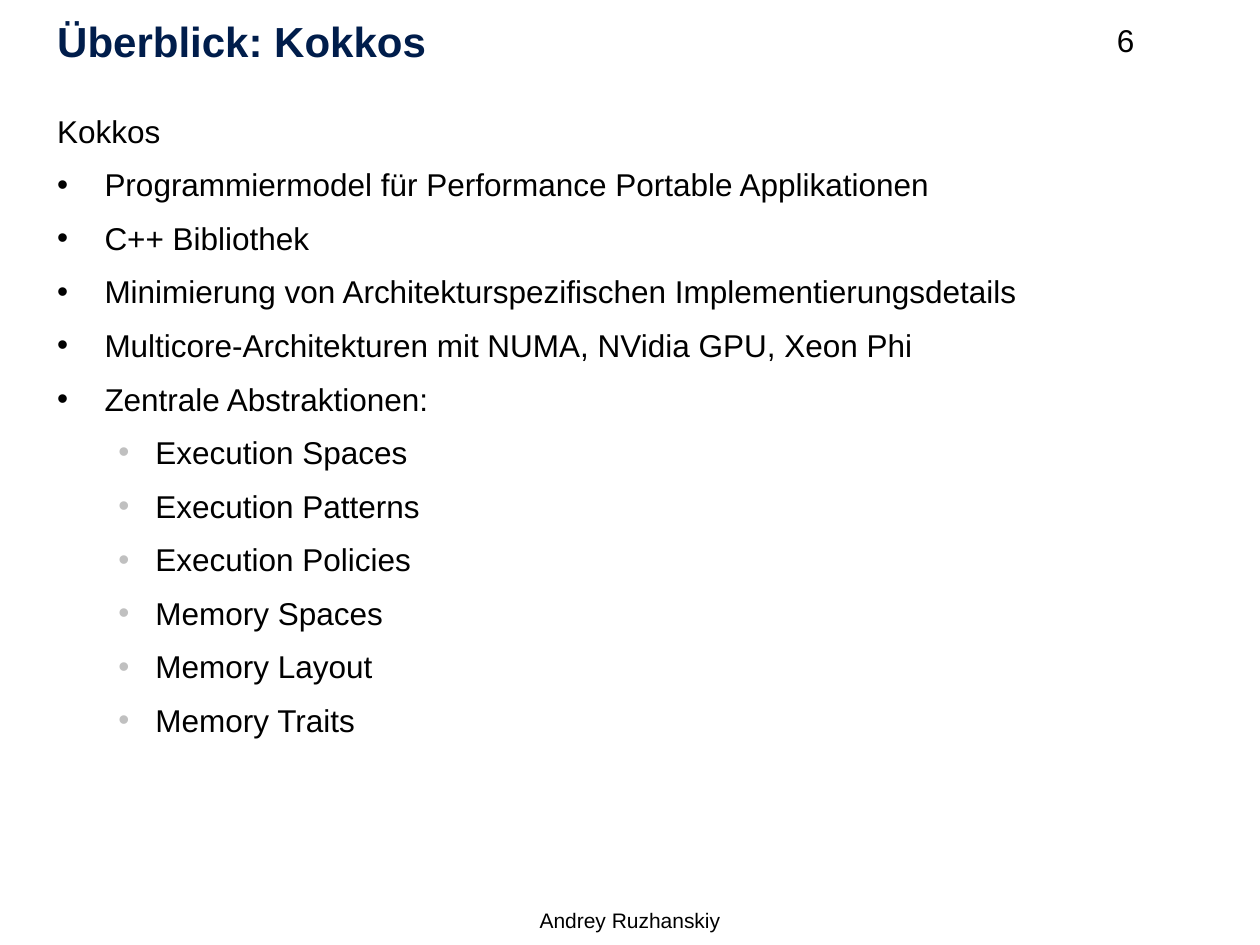
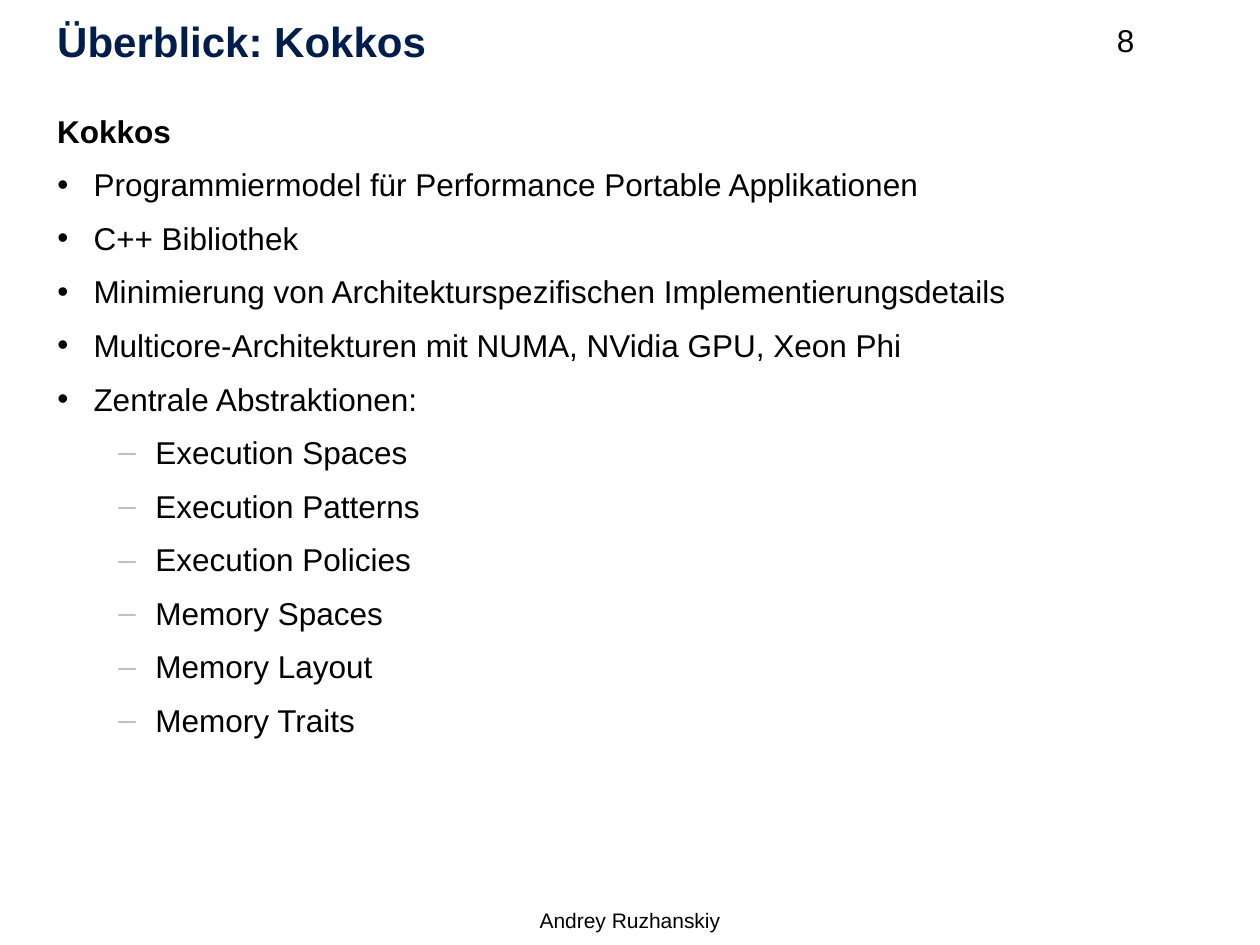
Before and after one commit to Setahero/HPC_Kokkos_HS, a slide deck: slide 8 of Hauptseminar HPC.pptx (slide 6 before the commit). Drawn at 1260x945 pixels with LibreOffice and Linux fonts; fonts in the diff are those of the drawing; background and template pictures are left out. Boxes give left, top, right and bottom in pixels: in the first picture for what was removed or moved away, otherwise in the second. Text is boxed around its words. In the diff, an @@ line names an element or a change of style, - is before the commit and + after.

```diff
--- a/Hauptseminar HPC.pptx
+++ b/Hauptseminar HPC.pptx
@@ page number at (x1=1117, y1=30, x2=1135, y2=53): text changed @@
-6
+8
@@ text "Kokkos" at (x1=57, y1=120, x2=1005, y2=738): bold on in "Kokkos"; list level 1 to 2 in "Programmiermodel für Performance Portable Applikationen"; list level 1 to 2 in "C++ Bibliothek"; list level 1 to 2 in "Minimierung von Architekturspezifischen Implementierungsdeta ..."; list level 1 to 2 in "Multicore-Architekturen mit NUMA, NVidia GPU, ..."; list level 1 to 2 in "Zentrale Abstraktionen:"; bullet • to – @@
```
Also in this commit, not shown: 9 other slides changed, 3 slides added, 1 slide removed.
